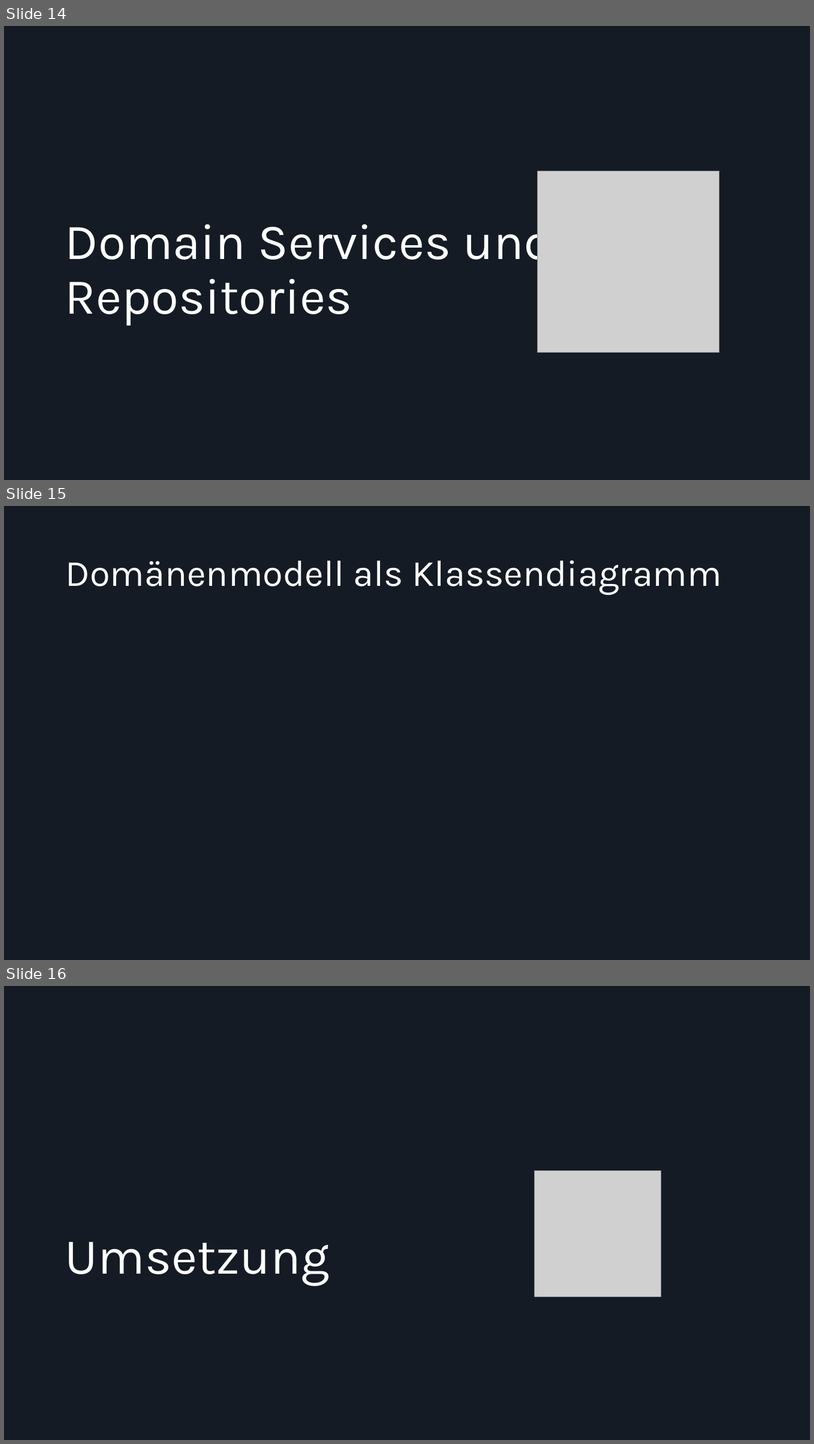
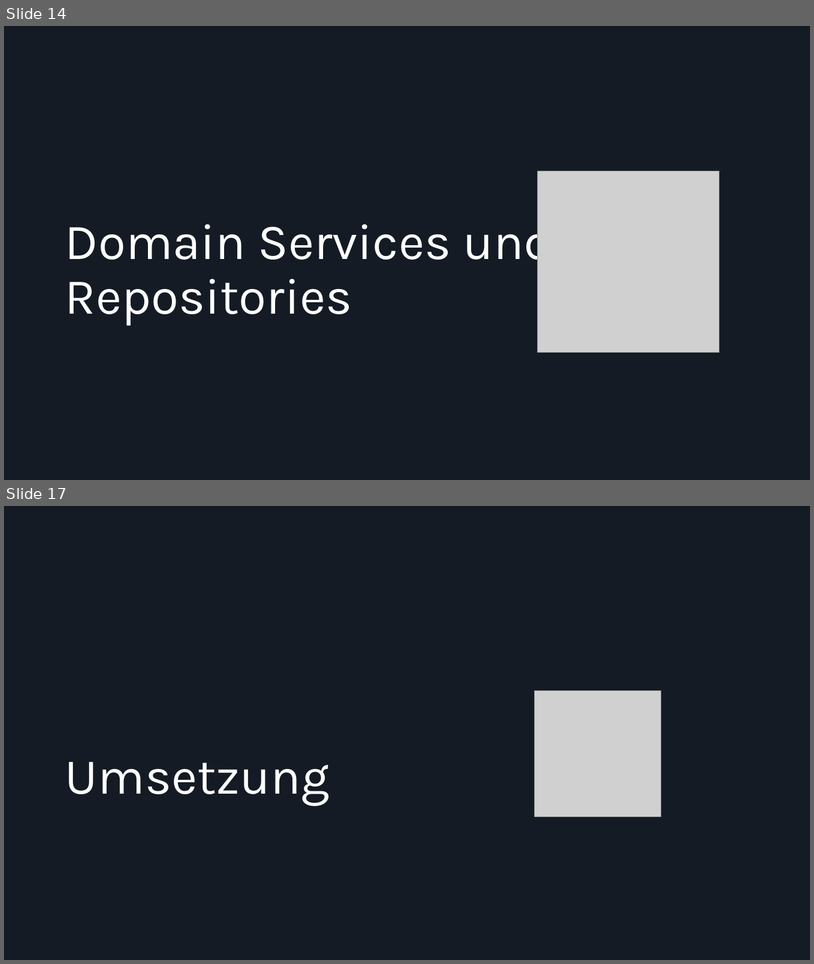
Before and after one commit to Dolokan/MSE_Roguelike, a slide deck: Moderne Softwareentwicklung Zwischenpräsentation.pptx. Shown one above the other, each under a label of ours: slides 14, 15 and 16 before the commit, slides 14 and 17 after it; the slides between them are not shown. The pictures are 814x1444 and 814x964 pixels, drawn with LibreOffice and Linux fonts; fonts in the diff are those of the drawing; grey boxes stand for pictures. Boxes give left, top, right and bottom in pixels: in the first picture for what was removed or moved away, otherwise in the second. Text is boxed around its words. In the diff, an @@ line names an element or a change of style, - is before the commit and + after.

```diff
--- a/Moderne Softwareentwicklung Zwischenpräsentation.pptx
+++ b/Moderne Softwareentwicklung Zwischenpräsentation.pptx
@@ slide 15 removed at [4,506,810,960], background #151B25 @@
@@ title removed at [65,560,722,595] @@
-Domänenmodell als Klassendiagramm
@@ what was slide 16 is now slide 17 @@
```
Also in this commit, not shown: 4 slides changed, 10 slides added, 2 other slides removed.
